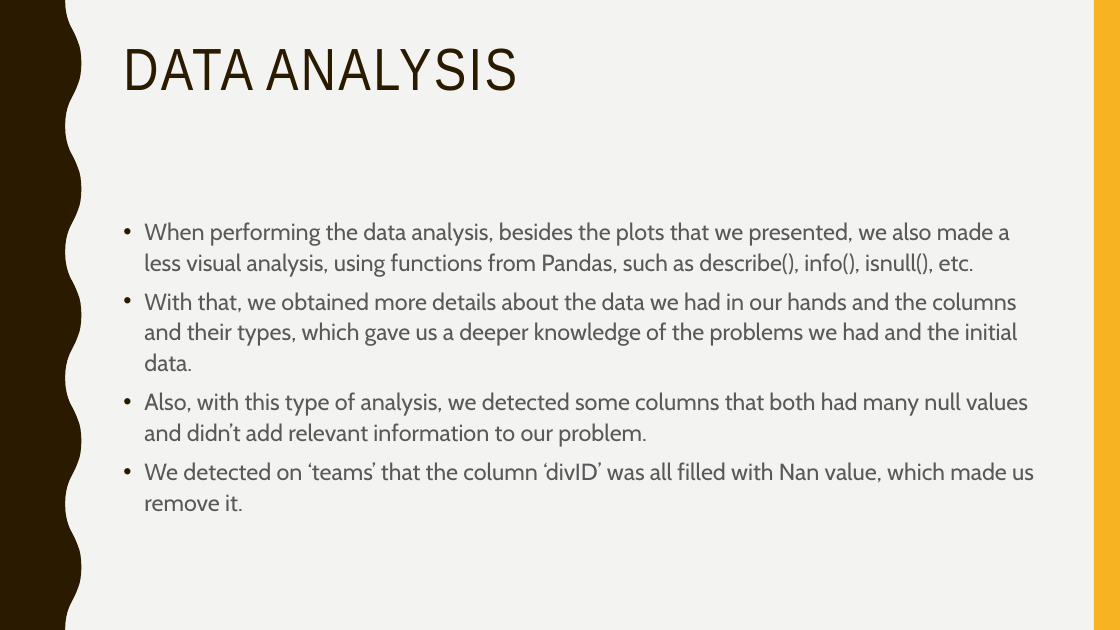
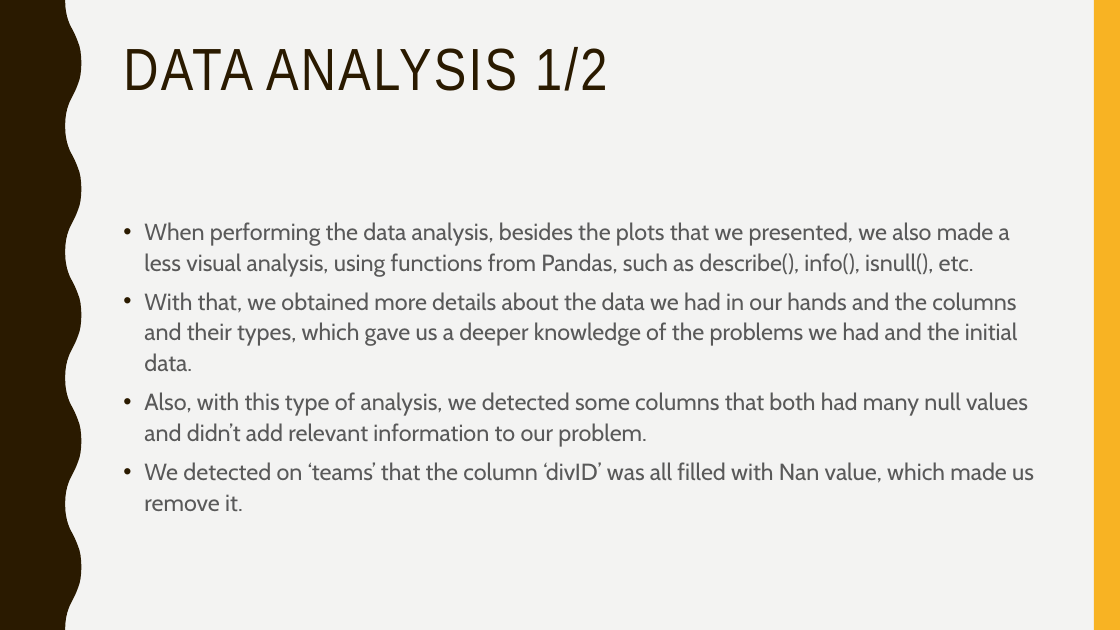
Before and after one commit to afs202005277/AC, a slide deck: slide 15 of ppt projeto.pptx (slide 26 before the commit). Drawn at 1120x630 pixels with LibreOffice and Linux fonts; fonts in the diff are those of the drawing. Boxes give left, top, right and bottom in pixels: in the first picture for what was removed or moved away, otherwise in the second. Text is boxed around its words. In the diff, an @@ line names an element or a change of style, - is before the commit and + after.

```diff
--- a/ppt projeto.pptx
+++ b/ppt projeto.pptx
@@ title at [123, 47, 607, 91]: text changed @@
-DATA ANALYSIS
+DATA ANALYSIS 1/2
```
Also in this commit, not shown: 3 other slides changed, 1 slide added.
